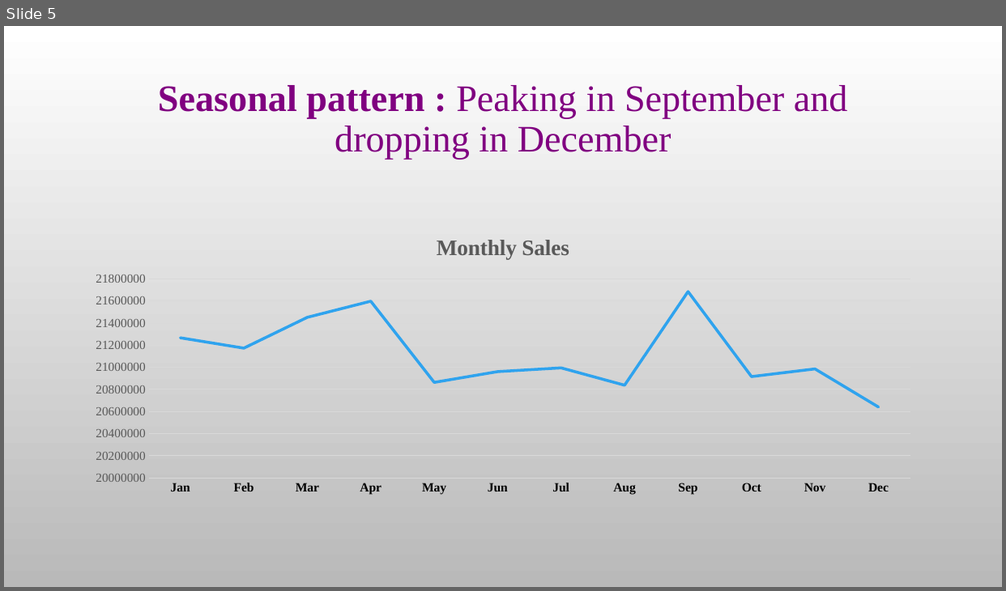
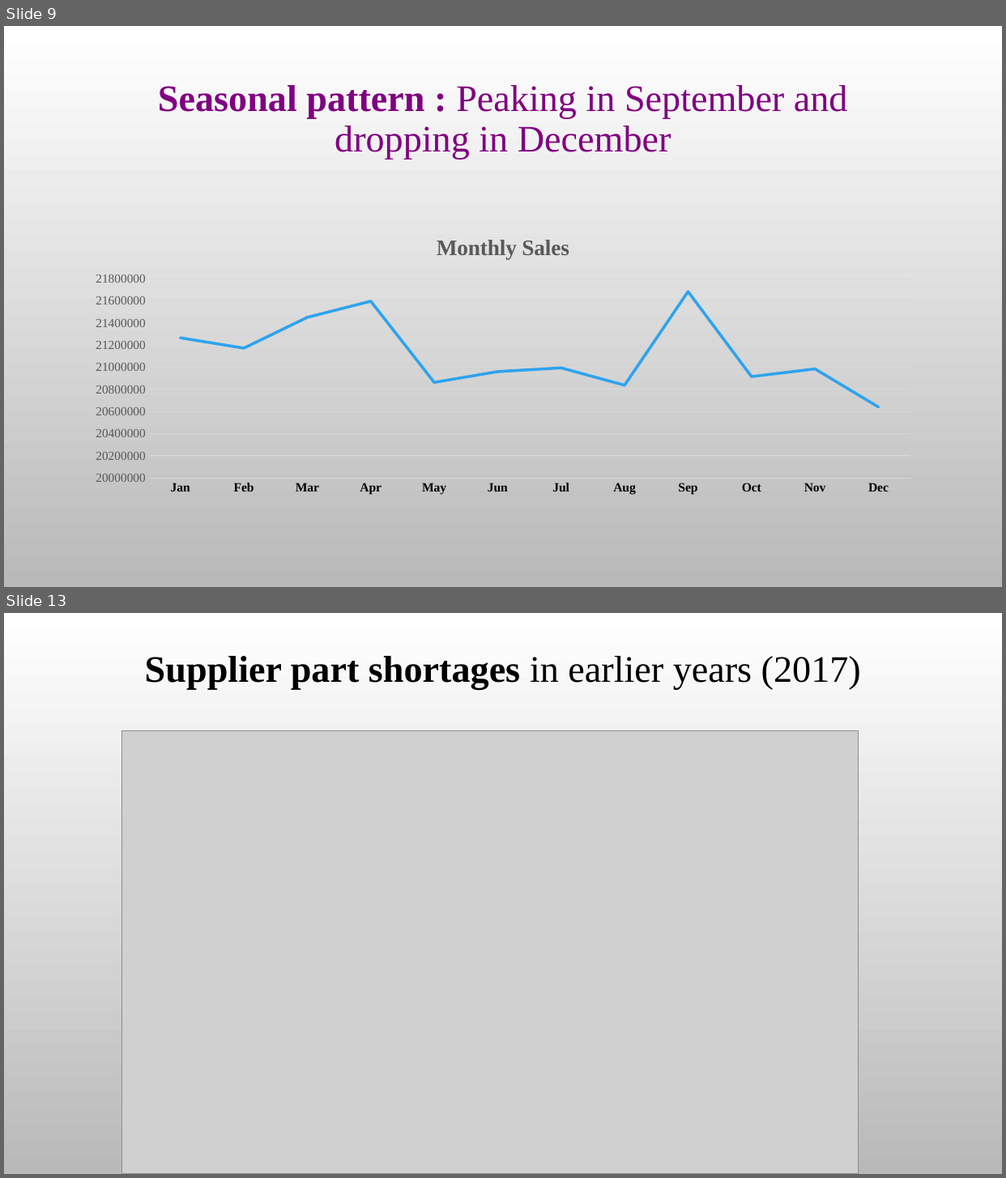
Before and after one commit to agarwabhavya30/Sales-Data-Analysis, a slide deck: Mrs Sivadurga story BMW.pptx. Shown one above the other, each under a label of ours: slide 5 before the commit, slides 9 and 13 after it; the slides between them are not shown. The pictures are 1006x591 and 1006x1178 pixels, drawn with LibreOffice and Linux fonts; fonts in the diff are those of the drawing; grey boxes stand for pictures; background and template pictures are left out. Boxes give left, top, right and bottom in pixels: in the first picture for what was removed or moved away, otherwise in the second. Text is boxed around its words. In the diff, an @@ line names an element or a change of style, - is before the commit and + after.

```diff
--- a/Mrs Sivadurga story BMW.pptx
+++ b/Mrs Sivadurga story BMW.pptx
@@ slide 13 added at (4, 613, 1002, 1174), background picture (left out) @@
@@ title added at (145, 656, 861, 689), 36 pt, text #000000, bold @@
+Supplier part shortages in earlier years (2017)
@@ picture added at (121, 730, 859, 1174) @@
@@ what was slide 5 is now slide 9 @@
```
Also in this commit, not shown: 4 slides changed, 10 other slides added, 1 slide removed.
